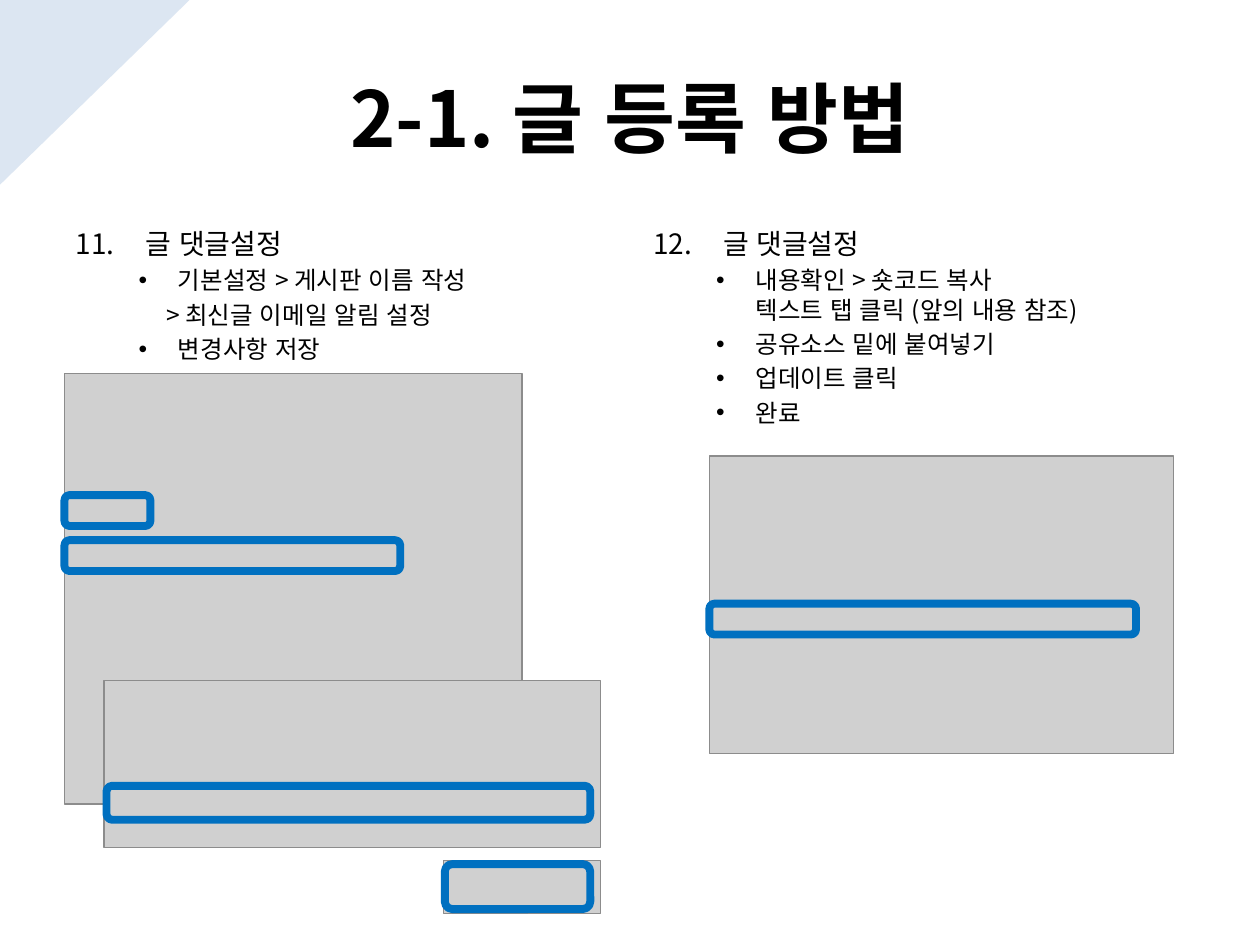
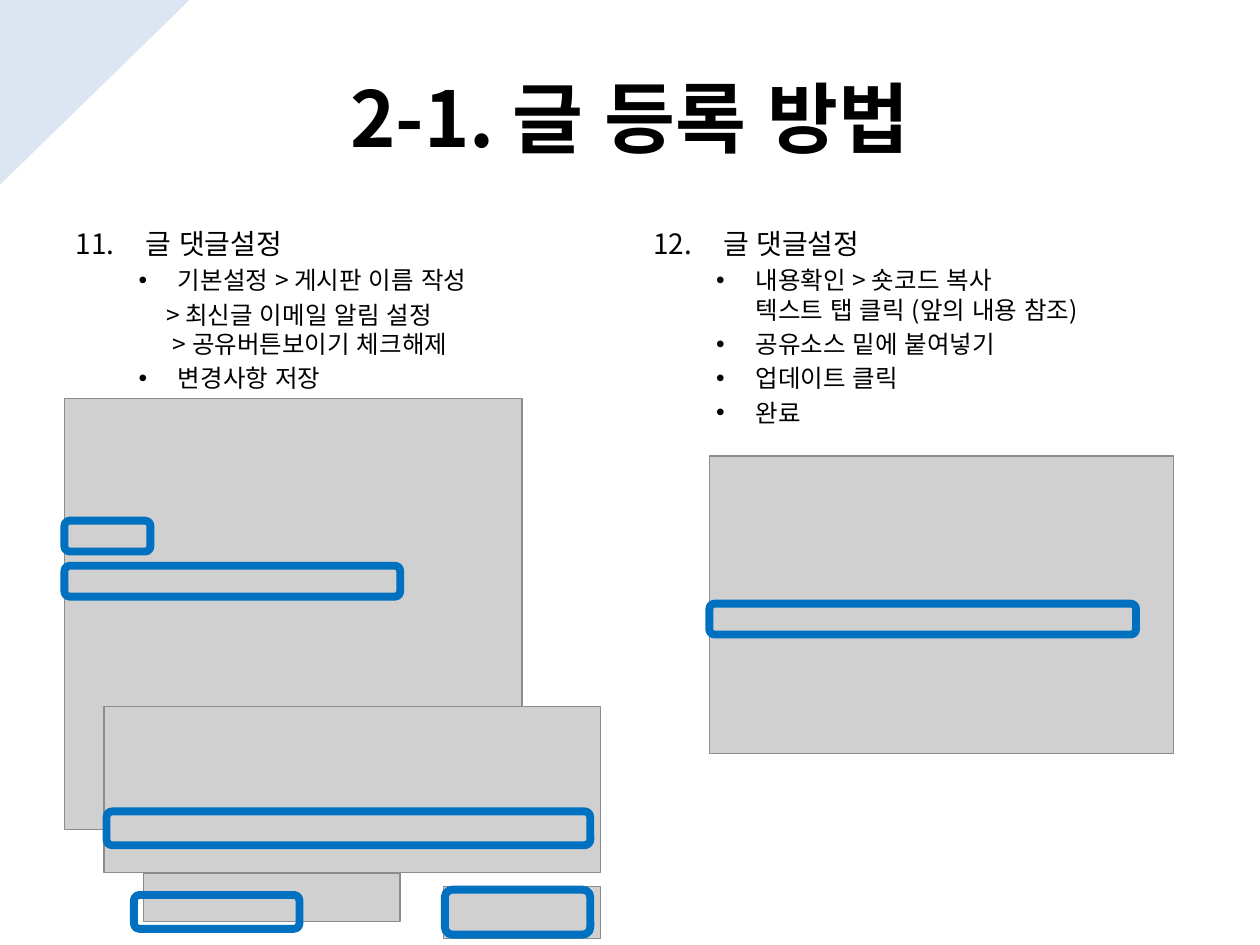
Before and after one commit to selvi0213git/selvi, a slide deck: slide 10 of 01.docs/[SELVI] 사이트 운영 가이드.pptx. Drawn at 1260x945 pixels with LibreOffice and Linux fonts; fonts in the diff are those of the drawing; grey boxes stand for pictures; background and template pictures are left out. Boxes give left, top, right and bottom in pixels: in the first picture for what was removed or moved away, otherwise in the second. Text is boxed around its words. In the diff, an @@ line names an element or a change of style, - is before the commit and + after.

```diff
--- a/01.docs/[SELVI] 사이트 운영 가이드.pptx
+++ b/01.docs/[SELVI] 사이트 운영 가이드.pptx
@@ text at box(185, 303, 447, 355): text changed @@
-  > 최신글 이메일 알림 설정
+  > 최신글 이메일 알림 설정
+  > 공유버튼보이기 체크해제
@@ 4 rounded rectangles, 3 pictures: place and size @@
-4 rounded rectangles, 3 pictures at box(64, 373, 601, 914)
+4 rounded rectangles, 3 pictures at box(64, 399, 601, 939)
@@ rounded rectangle added at box(134, 895, 300, 929), outline #0070C0 4.5 pt @@
@@ picture added at box(144, 873, 401, 922) @@
```
Also in this commit, not shown: 1 other slide changed, 1 slide added, 21 other files.
